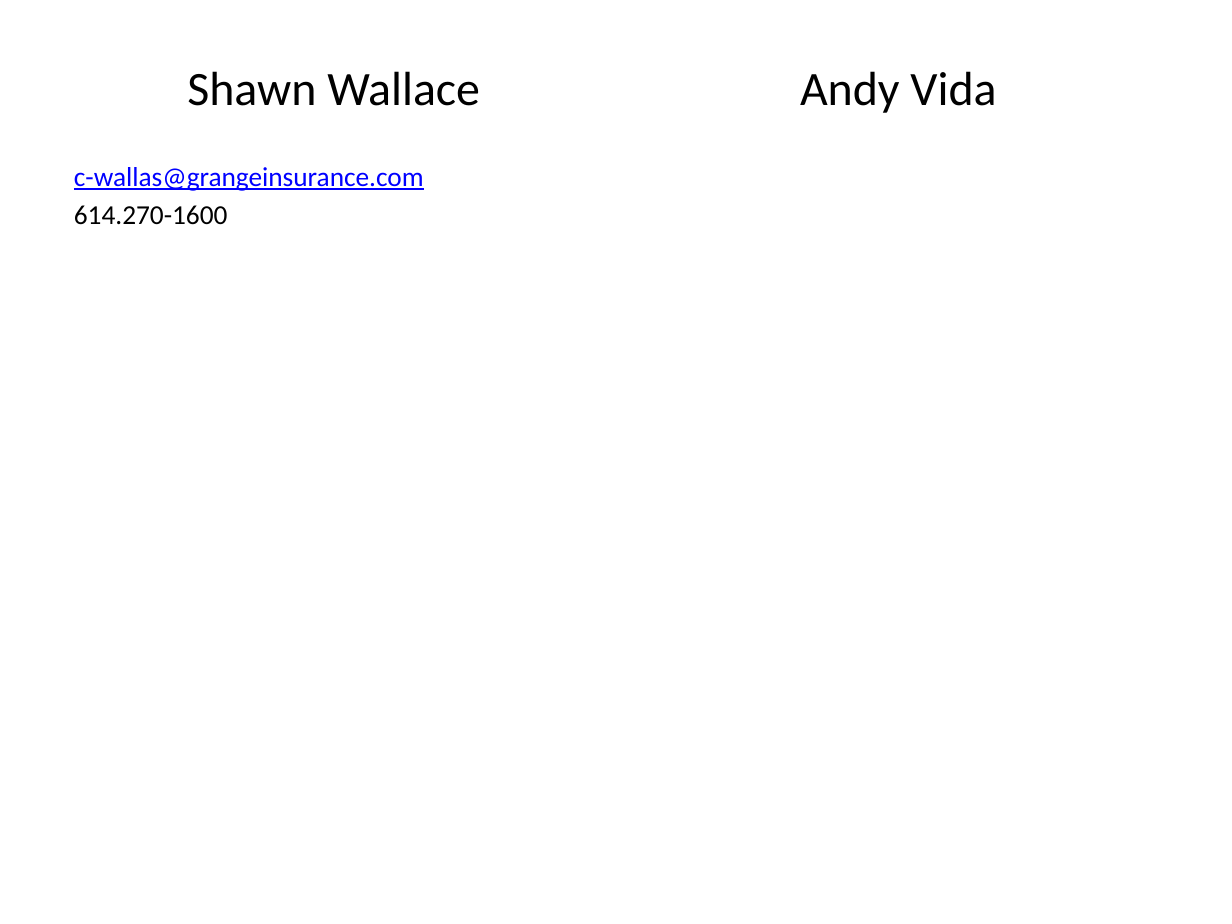
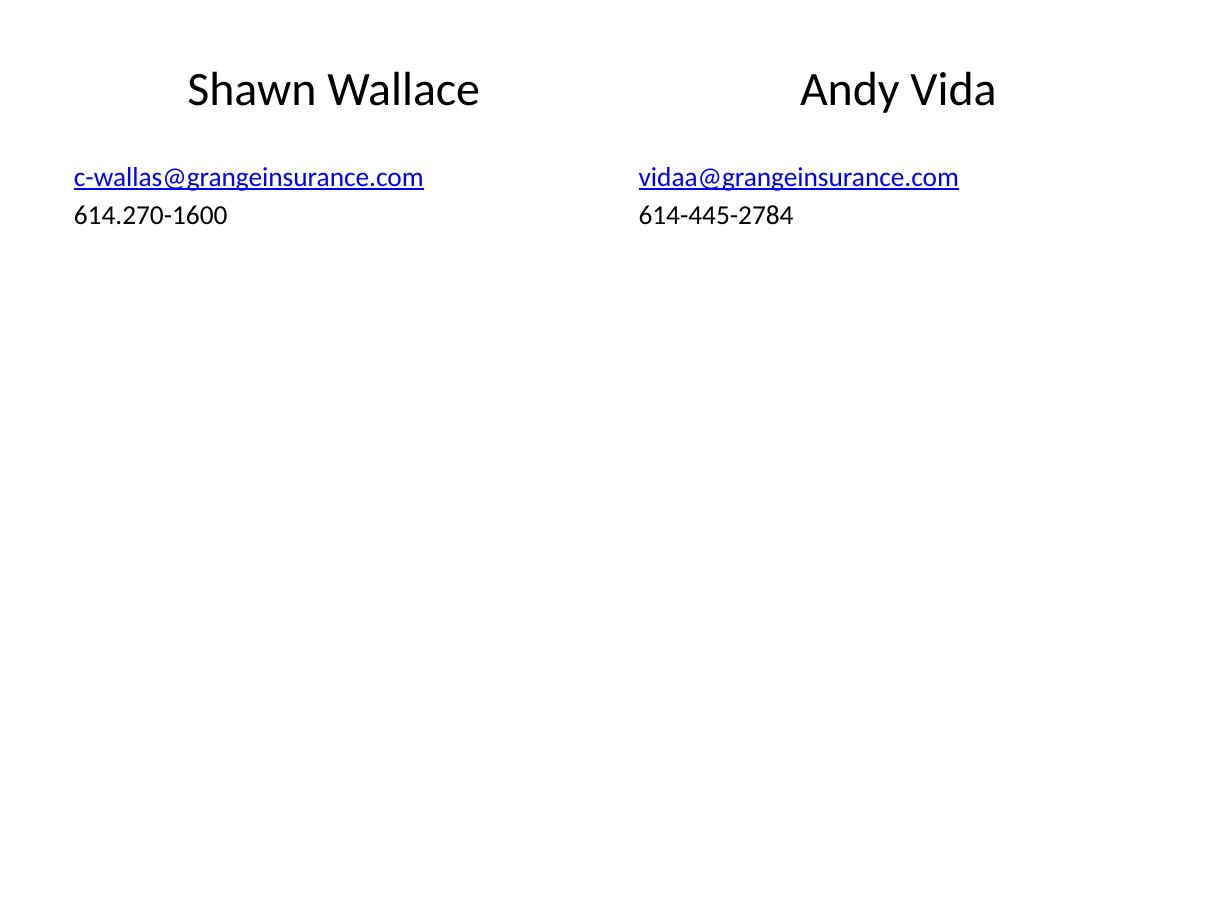
Before and after one commit to shawnewallace/Katas, a slide deck: slide 10 of Presentations/BDD Lunch & Learn.pptx (slide 5 before the commit). Drawn at 1232x924 pixels with LibreOffice and Linux fonts; fonts in the diff are those of the drawing. Boxes give left, top, right and bottom in pixels: in the first picture for what was removed or moved away, otherwise in the second. Text is boxed around its words. In the diff, an @@ line names an element or a change of style, - is before the commit and + after.

```diff
--- a/Presentations/BDD Lunch & Learn.pptx
+++ b/Presentations/BDD Lunch & Learn.pptx
@@ text at (x1=639, y1=167, x2=959, y2=225): paragraphs added @@
+vidaa@grangeinsurance.com
+614-445-2784
```
Also in this commit, not shown: 5 slides added.
